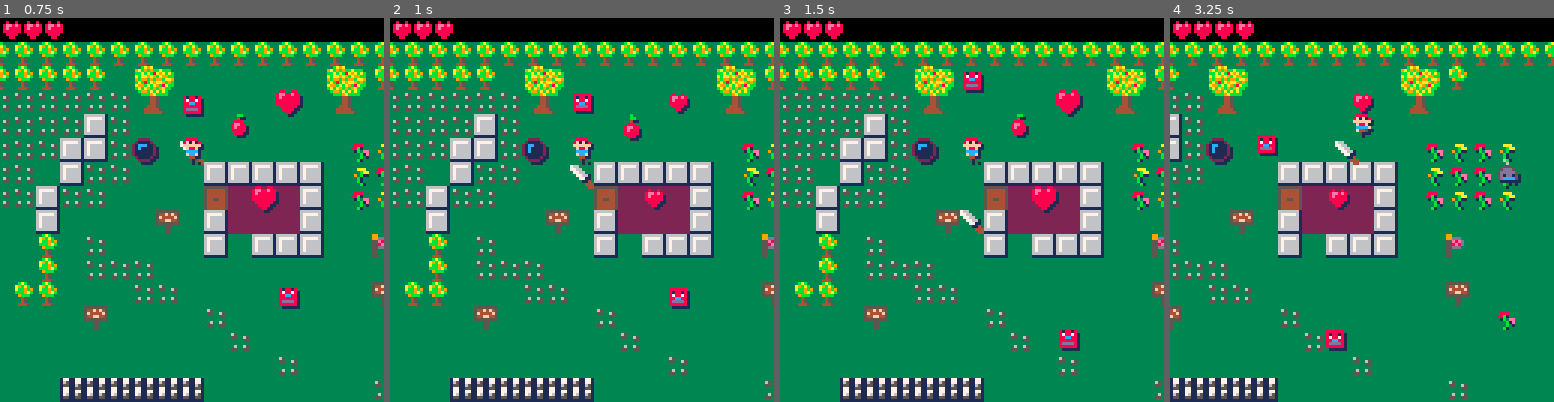
Above: before the commit, frames 1-4 (left to right).
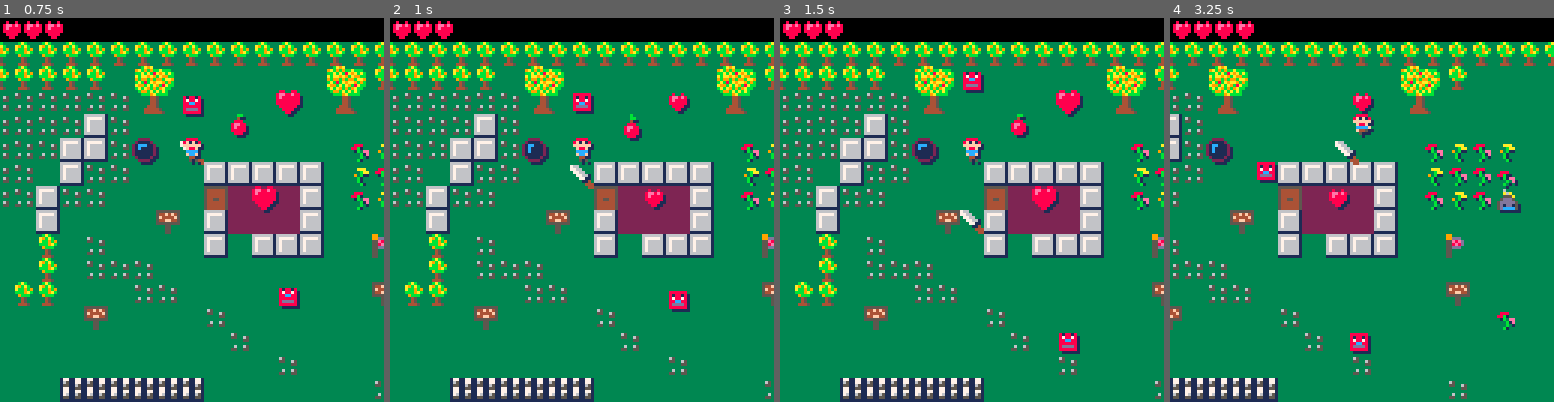
Above: after the commit, the same moments.

Repository: sdegutis/shepherdgame.com
Game: PICO-8 cartridge harbinger.p8
Same seed, same stepped clock (60 frames per second), same inputs: the game is played once before the commit and once after it.
Inputs:
- Up to frame 1 (0.75 s): tap X (X key) at 0.33 s; tap O (Z key) at 0.7 s
- Up to frame 2 (1 s): no input
- Up to frame 3 (1.5 s): tap X (X key) at 1.07 s
- Up to frame 4 (3.25 s): hold Right 1.6-2.1 s; tap O (Z key) every 0.4 s from 1.7 to 2.9 s; tap X (X key) at 1.85, 2.97 s; hold Up 2.15-2.42 s; hold Right 2.47-3.03 s; hold Left from 3.08 s (still down)

Frame 1 is identical in both runs. In frame 2, 0.2% of the frame differs, in the area x 72-79%, y 70-77%; in frame 3, 0.2%; in frame 4, 1.6%, in the area x 22-92%, y 30-88%.

Commit message:
Enemies move faster.

Diff:
--- a/harbinger.p8
+++ b/harbinger.p8
@@ -114,10 +114,8 @@
 					dy=1,
 					vx=0,
 					vy=0,
-					maxv=1,
-					maxv1=1,
-					maxv2=2,
-					movv=0.5,
+					maxv=3,
+					movv=1,
 	 	  t='enemy',
 	 	  s1=s,
 	 	  s2=s+1,
@@ -369,7 +367,7 @@
 					e.my=-1
 					if (rnd()<0.5) e.my=1
 				end
-			elseif t == 15 then
+			elseif t == 5 then
 				e.mx=0
 				e.my=0
 			end
